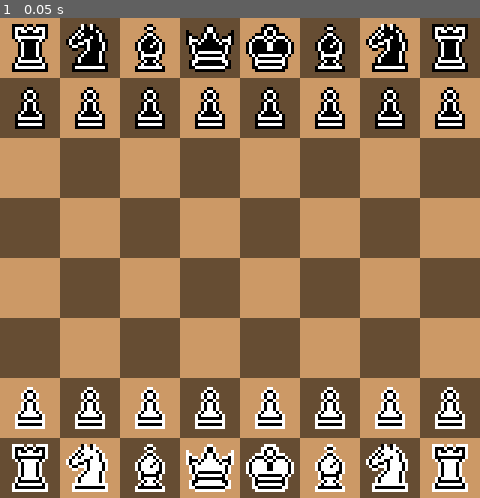
Above: before the commit, frame 1.
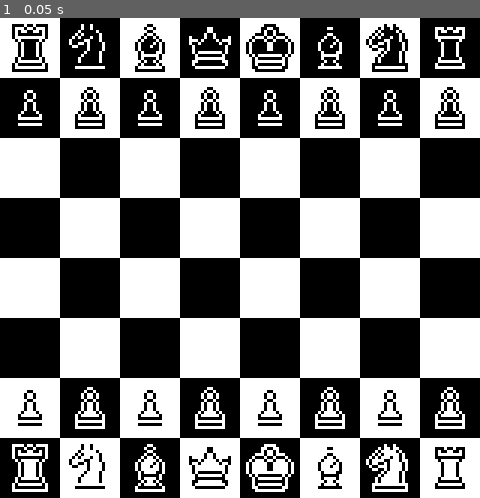
Above: after the commit, the same moment.

Repository: Sahithya610/godot_chess_game_2d
Game: Godot game, scene res://scenes/game.tscn
The game is run twice, just before and just after one commit, with the same random seed, the same clock (stepped at 60 frames per second) and the same inputs.
Inputs:
- Up to frame 1 (0.05 s): no input

The runs differ from the first frame. In frame 1, 84% of the frame differs, in the area x 0-100%, y 0-100%.

Commit message:
feat: replace greedy AI with minimax + alpha-beta pruning and lightweight board search

Diff:
--- a/scenes/game.tscn
+++ b/scenes/game.tscn
@@ -1,27 +1,27 @@
-[gd_scene load_steps=3 format=3 uid="uid://qw02dhlx5yle"]
+[gd_scene format=3 uid="uid://qw02dhlx5yle"]
 
-[ext_resource type="Script" path="res://scripts/game.gd" id="1_di1s4"]
-[ext_resource type="Script" path="res://scripts/board.gd" id="1_n6plr"]
+[ext_resource type="Script" uid="uid://cyotqrw04fywe" path="res://scripts/game.gd" id="1_di1s4"]
+[ext_resource type="Script" uid="uid://dggkufpqi2i3k" path="res://scripts/board.gd" id="1_n6plr"]
 
-[node name="Game" type="Node2D"]
+[node name="Game" type="Node2D" unique_id=70521626]
 script = ExtResource("1_di1s4")
 
-[node name="Board" type="Node2D" parent="."]
+[node name="Board" type="Node2D" parent="." unique_id=1444035916]
 script = ExtResource("1_n6plr")
 
-[node name="Control" type="Control" parent="."]
+[node name="Control" type="Control" parent="." unique_id=675268757]
 layout_mode = 3
 anchors_preset = 0
 offset_right = 482.0
 offset_bottom = 482.0
 
-[node name="ColorRect" type="ColorRect" parent="Control"]
+[node name="ColorRect" type="ColorRect" parent="Control" unique_id=221893565]
 layout_mode = 0
 offset_right = 487.0
 offset_bottom = 488.0
 color = Color(0.164706, 0.164706, 0.164706, 0.729412)
 
-[node name="Win Label" type="Label" parent="Control"]
+[node name="Win Label" type="Label" parent="Control" unique_id=1383329652]
 layout_mode = 1
 anchors_preset = 8
 anchor_left = 0.5
@@ -37,7 +37,7 @@
 theme_override_font_sizes/font_size = 35
 text = "Player ONE WON"
 
-[node name="Button" type="Button" parent="Control"]
+[node name="Button" type="Button" parent="Control" unique_id=680954451]
 layout_mode = 1
 anchors_preset = 8
 anchor_left = 0.5
--- a/scripts/board.gd
+++ b/scripts/board.gd
@@ -20,7 +20,7 @@
 
 func draw_cell(x, y):
 	var rect = ColorRect.new()
-	rect.color = Color(0.8, 0.6, 0.4) if (x + y) % 2 == 0 else Color(0.4, 0.3, 0.2)
+	rect.color = Color(1.0, 1.0, 1.0, 1.0) if (x + y) % 2 == 0 else Color(0.0, 0.0, 0.0, 1.0)
 	rect.size = Vector2(CELL_SIZE, CELL_SIZE)
 	rect.position = Vector2(
 		x * CELL_SIZE,
--- a/scripts/game.gd
+++ b/scripts/game.gd
@@ -1,10 +1,104 @@
 extends Node2D
 
-# Game States
+# --- AI Configuration ---
+const DIFFICULTY = {"EASY": 1, "HARD": 3}
+var ai_depth = DIFFICULTY["HARD"]
+
+# --- Piece Values (centipawns) ---
+const PIECE_VALUES = {
+	Globals.PIECE_TYPES.PAWN:   100,
+	Globals.PIECE_TYPES.KNIGHT: 320,
+	Globals.PIECE_TYPES.BISHOP: 330,
+	Globals.PIECE_TYPES.ROOK:   500,
+	Globals.PIECE_TYPES.QUEEN:  900,
+	Globals.PIECE_TYPES.KING:   20000,
+}
+
+# --- Piece-Square Tables (White's perspective, row 0 = rank 8) ---
+const PST_PAWN = [
+	 0,  0,  0,  0,  0,  0,  0,  0,
+	50, 50, 50, 50, 50, 50, 50, 50,
+	10, 10, 20, 30, 30, 20, 10, 10,
+	 5,  5, 10, 25, 25, 10,  5,  5,
+	 0,  0,  0, 20, 20,  0,  0,  0,
+	 5, -5,-10,  0,  0,-10, -5,  5,
+	 5, 10, 10,-20,-20, 10, 10,  5,
+	 0,  0,  0,  0,  0,  0,  0,  0,
+]
+const PST_KNIGHT = [
+	-50,-40,-30,-30,-30,-30,-40,-50,
+	-40,-20,  0,  0,  0,  0,-20,-40,
+	-30,  0, 10, 15, 15, 10,  0,-30,
+	-30,  5, 15, 20, 20, 15,  5,-30,
+	-30,  0, 15, 20, 20, 15,  0,-30,
+	-30,  5, 10, 15, 15, 10,  5,-30,
+	-40,-20,  0,  5,  5,  0,-20,-40,
+	-50,-40,-30,-30,-30,-30,-40,-50,
+]
+const PST_BISHOP = [
+	-20,-10,-10,-10,-10,-10,-10,-20,
+	-10,  0,  0,  0,  0,  0,  0,-10,
+	-10,  0,  5, 10, 10,  5,  0,-10,
+	-10,  5,  5, 10, 10,  5,  5,-10,
+	-10,  0, 10, 10, 10, 10,  0,-10,
+	-10, 10, 10, 10, 10, 10, 10,-10,
+	-10,  5,  0,  0,  0,  0,  5,-10,
+	-20,-10,-10,-10,-10,-10,-10,-20,
+]
+const PST_ROOK = [
+	 0,  0,  0,  0,  0,  0,  0,  0,
+	 5, 10, 10, 10, 10, 10, 10,  5,
+	-5,  0,  0,  0,  0,  0,  0, -5,
+	-5,  0,  0,  0,  0,  0,  0, -5,
+	-5,  0,  0,  0,  0,  0,  0, -5,
+	-5,  0,  0,  0,  0,  0,  0, -5,
+	-5,  0,  0,  0,  0,  0,  0, -5,
+	 0,  0,  0,  5,  5,  0,  0,  0,
+]
+const PST_QUEEN = [
+	-20,-10,-10, -5, -5,-10,-10,-20,
+	-10,  0,  0,  0,  0,  0,  0,-10,
+	-10,  0,  5,  5,  5,  5,  0,-10,
+	 -5,  0,  5,  5,  5,  5,  0, -5,
+	  0,  0,  5,  5,  5,  5,  0, -5,
+	-10,  5,  5,  5,  5,  5,  0,-10,
+	-10,  0,  5,  0,  0,  0,  0,-10,
+	-20,-10,-10, -5, -5,-10,-10,-20,
+]
+const PST_KING = [
+	-30,-40,-40,-50,-50,-40,-40,-30,
+	-30,-40,-40,-50,-50,-40,-40,-30,
+	-30,-40,-40,-50,-50,-40,-40,-30,
+	-30,-40,-40,-50,-50,-40,-40,-30,
+	-20,-30,-30,-40,-40,-30,-30,-20,
+	-10,-20,-20,-20,-20,-20,-20,-10,
+	 20, 20,  0,  0,  0,  0, 20, 20,
+	 20, 30, 10,  0,  0, 10, 30, 20,
+]
+
+func get_pst_value(piece_type, color, board_pos: Vector2) -> int:
+	# Mirror row for Black (Black's row 0 is at the top, same as White's row 0 in PST)
+	var col = int(board_pos.x)
+	var row = int(board_pos.y) if color == Globals.COLORS.WHITE else 7 - int(board_pos.y)
+	var idx = row * 8 + col
+	match piece_type:
+		Globals.PIECE_TYPES.PAWN:   return PST_PAWN[idx]
+		Globals.PIECE_TYPES.KNIGHT: return PST_KNIGHT[idx]
+		Globals.PIECE_TYPES.BISHOP: return PST_BISHOP[idx]
+		Globals.PIECE_TYPES.ROOK:   return PST_ROOK[idx]
+		Globals.PIECE_TYPES.QUEEN:  return PST_QUEEN[idx]
+		Globals.PIECE_TYPES.KING:   return PST_KING[idx]
+	return 0
+
+# --- Game States ---
 var game_over;
 var player_color;
 var status; # who is playing
 var player2_type; # Where AI or Human is playing
+
+# AI threading
+var ai_thread: Thread = null
+var ai_thinking: bool = false
 
 # To drag piece
 var is_dragging: bool;
@@ -23,7 +117,7 @@
 	win_label.hide()
 
 func _input(event):
-	if game_over:
+	if game_over or ai_thinking:
 		return
 	# Mouse left clicks/drags
 	if Input.is_action_just_pressed("left_click"):
@@ -132,23 +226,247 @@
 	return dict.keys()
 
 
+# ---------------------------------------------------------------------------
+# Lightweight board representation for search (no scene nodes)
+# Each piece is a dict: { type, color, pos: Vector2, moved }
+# ---------------------------------------------------------------------------
+
+func board_to_data(b) -> Array:
+	var data = []
+	for p in b.pieces:
+		data.append({ "type": p.piece_type, "color": p.color, "pos": p.board_position, "moved": p.moved })
+	return data
+
+func data_get_piece(data: Array, pos: Vector2):
+	for p in data:
+		if p.pos == pos:
+			return p
+	return null
+
+func data_get_king_pos(data: Array, color) -> Vector2:
+	for p in data:
+		if p.type == Globals.PIECE_TYPES.KING and p.color == color:
+			return p.pos
+	return Vector2(-1, -1)
+
+func data_apply_move(data: Array, from_pos: Vector2, to_pos: Vector2) -> Array:
+	# Returns a new array with the move applied (no mutation)
+	var next = []
+	for p in data:
+		if p.pos == to_pos:
+			continue  # captured piece removed
+		var entry = p.duplicate()
+		if entry.pos == from_pos:
+			entry.pos = to_pos
+			entry.moved = true
+			# pawn promotion
+			if entry.type == Globals.PIECE_TYPES.PAWN:
+				if (entry.color == Globals.COLORS.BLACK and to_pos.y == 7) or \
+				   (entry.color == Globals.COLORS.WHITE and to_pos.y == 0):
+					entry.type = Globals.PIECE_TYPES.QUEEN
+		next.append(entry)
+	return next
+
+func data_get_pseudo_moves(data: Array, piece: Dictionary) -> Array:
+	# Generate pseudo-legal moves for a piece using the lightweight board
+	var moves = []
+	var t = piece.type
+	var c = piece.color
+	var x = int(piece.pos.x)
+	var y = int(piece.pos.y)
+
+	match t:
+		Globals.PIECE_TYPES.ROOK:
+			for inc in [[0,1],[0,-1],[1,0],[-1,0]]:
+				moves += _beam(data, c, x, y, inc[0], inc[1])
+		Globals.PIECE_TYPES.BISHOP:
+			for inc in [[1,1],[1,-1],[-1,1],[-1,-1]]:
+				moves += _beam(data, c, x, y, inc[0], inc[1])
+		Globals.PIECE_TYPES.QUEEN:
+			for inc in [[1,1],[1,-1],[-1,1],[-1,-1],[0,1],[0,-1],[1,0],[-1,0]]:
+				moves += _beam(data, c, x, y, inc[0], inc[1])
+		Globals.PIECE_TYPES.KNIGHT:
+			for inc in [[2,1],[2,-1],[-2,1],[-2,-1],[1,2],[1,-2],[-1,2],[-1,-2]]:
+				var nx = x + inc[0]; var ny = y + inc[1]
+				if nx >= 0 and nx < 8 and ny >= 0 and ny < 8:
+					var occ = data_get_piece(data, Vector2(nx, ny))
+					if occ == null or occ.color != c:
+						moves.append(Vector2(nx, ny))
+		Globals.PIECE_TYPES.KING:
+			for inc in [[1,-1],[1,0],[1,1],[0,1],[-1,1],[-1,0],[-1,-1],[0,-1]]:
+				var nx = x + inc[0]; var ny = y + inc[1]
+				if nx >= 0 and nx < 8 and ny >= 0 and ny < 8:
+					var occ = data_get_piece(data, Vector2(nx, ny))
+					if occ == null or occ.color != c:
+						moves.append(Vector2(nx, ny))
+		Globals.PIECE_TYPES.PAWN:
+			var dir = 1 if c == Globals.COLORS.BLACK else -1
+			# forward
+			var fy = y + dir
+			if fy >= 0 and fy < 8 and data_get_piece(data, Vector2(x, fy)) == null:
+				moves.append(Vector2(x, fy))
+				# double push
+				if not piece.moved:
+					var fy2 = y + dir * 2
+					if fy2 >= 0 and fy2 < 8 and data_get_piece(data, Vector2(x, fy2)) == null:
+						moves.append(Vector2(x, fy2))
+			# captures
+			for dx in [-1, 1]:
+				var cx2 = x + dx; var cy2 = y + dir
+				if cx2 >= 0 and cx2 < 8 and cy2 >= 0 and cy2 < 8:
+					var occ = data_get_piece(data, Vector2(cx2, cy2))
+					if occ != null and occ.color != c:
+						moves.append(Vector2(cx2, cy2))
+	return moves
+
+func _beam(data: Array, color, x: int, y: int, dx: int, dy: int) -> Array:
+	var result = []
+	var cx = x + dx; var cy = y + dy
+	while cx >= 0 and cx < 8 and cy >= 0 and cy < 8:
+		var occ = data_get_piece(data, Vector2(cx, cy))
+		if occ != null:
+			if occ.color != color:
+				result.append(Vector2(cx, cy))
+			break
+		result.append(Vector2(cx, cy))
+		cx += dx; cy += dy
+	return result
+
+func data_in_check(data: Array, color) -> bool:
+	var king_pos = data_get_king_pos(data, color)
+	if king_pos == Vector2(-1, -1):
+		return true
+	var opp = Globals.COLORS.WHITE if color == Globals.COLORS.BLACK else Globals.COLORS.BLACK
+	for p in data:
+		if p.color == opp:
+			if king_pos in data_get_pseudo_moves(data, p):
+				return true
+	return false
+
+func data_get_legal_moves(data: Array, color) -> Array:
+	var legal = []
+	for p in data:
+		if p.color != color:
+			continue
+		for to_pos in data_get_pseudo_moves(data, p):
+			var next = data_apply_move(data, p.pos, to_pos)
+			if not data_in_check(next, color):
+				legal.append([p.pos, to_pos])
+	return legal
+
+func data_order_moves(moves: Array, data: Array) -> Array:
+	var captures = []
+	var quiet = []
+	for m in moves:
+		if data_get_piece(data, m[1]) != null:
+			captures.append(m)
+		else:
+			quiet.append(m)
+	return captures + quiet
+
+func data_evaluate(data: Array) -> int:
+	var score = 0
+	for p in data:
+		var v = PIECE_VALUES[p.type] + get_pst_value(p.type, p.color, p.pos)
+		score += v if p.color == Globals.COLORS.BLACK else -v
+	return score
+
+func minimax(data: Array, depth: int, alpha: int, beta: int, is_maximizing: bool) -> int:
+	if depth == 0:
+		return data_evaluate(data)
+
+	var color = Globals.COLORS.BLACK if is_maximizing else Globals.COLORS.WHITE
+	var moves = data_get_legal_moves(data, color)
+	moves = data_order_moves(moves, data)
+
+	if moves.is_empty():
+		return -99000 if is_maximizing else 99000
+
+	if is_maximizing:
+		var best = -999999
+		for m in moves:
+			var next = data_apply_move(data, m[0], m[1])
+			var score = minimax(next, depth - 1, alpha, beta, false)
+			if score > best:
+				best = score
+			if best > alpha:
+				alpha = best
+			if beta <= alpha:
+				break
+		return best
+	else:
+		var best = 999999
+		for m in moves:
+			var next = data_apply_move(data, m[0], m[1])
+			var score = minimax(next, depth - 1, alpha, beta, true)
+			if score < best:
+				best = score
+			if best < beta:
+				beta = best
+			if beta <= alpha:
+				break
+		return best
+
 func player2_move():
-	# Make a move when player2 is AI, else default controller is with user itself
-	if player2_type == Globals.PLAYER_2_TYPE.AI:
-		var valid_moves = get_valid_moves()
-		if len(valid_moves) == 0:
-			set_win(Globals.PLAYER.ONE)
-			return
-		var move = valid_moves.pick_random()
-		var piece = move[0]
-		var pos = move[1]
-		var dest_piece = board.get_piece(pos)
-		# Delete only if the target piece is found
-		if dest_piece != null:
-			board.delete_piece(dest_piece)
-		piece.move_position(pos)
-		status = Globals.COLORS.BLACK if status == Globals.COLORS.WHITE else Globals.COLORS.WHITE
-		evaluate_end_game()
+	var all_moves = get_valid_moves()
+	if all_moves.is_empty():
+		set_win(Globals.PLAYER.ONE)
+		return
+
+	ai_thinking = true
+	var data_snapshot = board_to_data(board)
+
+	ai_thread = Thread.new()
+	ai_thread.start(_ai_search.bind(data_snapshot))
+
+func _ai_search(data_snapshot: Array):
+	var moves = data_get_legal_moves(data_snapshot, Globals.COLORS.BLACK)
+	moves = data_order_moves(moves, data_snapshot)
+
+	var best_score = -999999
+	var best_from = null
+	var best_to   = null
+
+	for m in moves:
+		var next = data_apply_move(data_snapshot, m[0], m[1])
+		var score = minimax(next, ai_depth - 1, -999999, 999999, false)
+		if score > best_score:
+			best_score = score
+			best_from  = m[0]
+			best_to    = m[1]
+
+	call_deferred("_apply_ai_move", best_from, best_to)
+
+func _apply_ai_move(from_pos, to_pos):
+	ai_thread.wait_to_finish()
+	ai_thread = null
+	ai_thinking = false
+
+	if from_pos == null:
+		return
+
+	var piece = board.get_piece(from_pos)
+	if piece == null:
+		return
+	move_piece(piece, to_pos)
+
+func evaluate_board(board_state) -> int:
+	# Thin wrapper kept for compatibility — delegates to data evaluator
+	return data_evaluate(board_to_data(board_state))
+
+func order_moves(moves: Array, board_state) -> Array:
+	return data_order_moves(
+		moves.map(func(m): return [m[0].board_position, m[1]]),
+		board_to_data(board_state)
+	)
+
+func move_piece(piece, pos):
+	var dest_piece = board.get_piece(pos)
+	if dest_piece != null and dest_piece.color != piece.color:
+		board.delete_piece(dest_piece)
+	piece.move_position(pos)
+	status = Globals.COLORS.BLACK if status == Globals.COLORS.WHITE else Globals.COLORS.WHITE
+	evaluate_end_game()
 
 func evaluate_end_game():
 	# Check whether the current user can make any legal move
Not shown, changed: .gitignore
